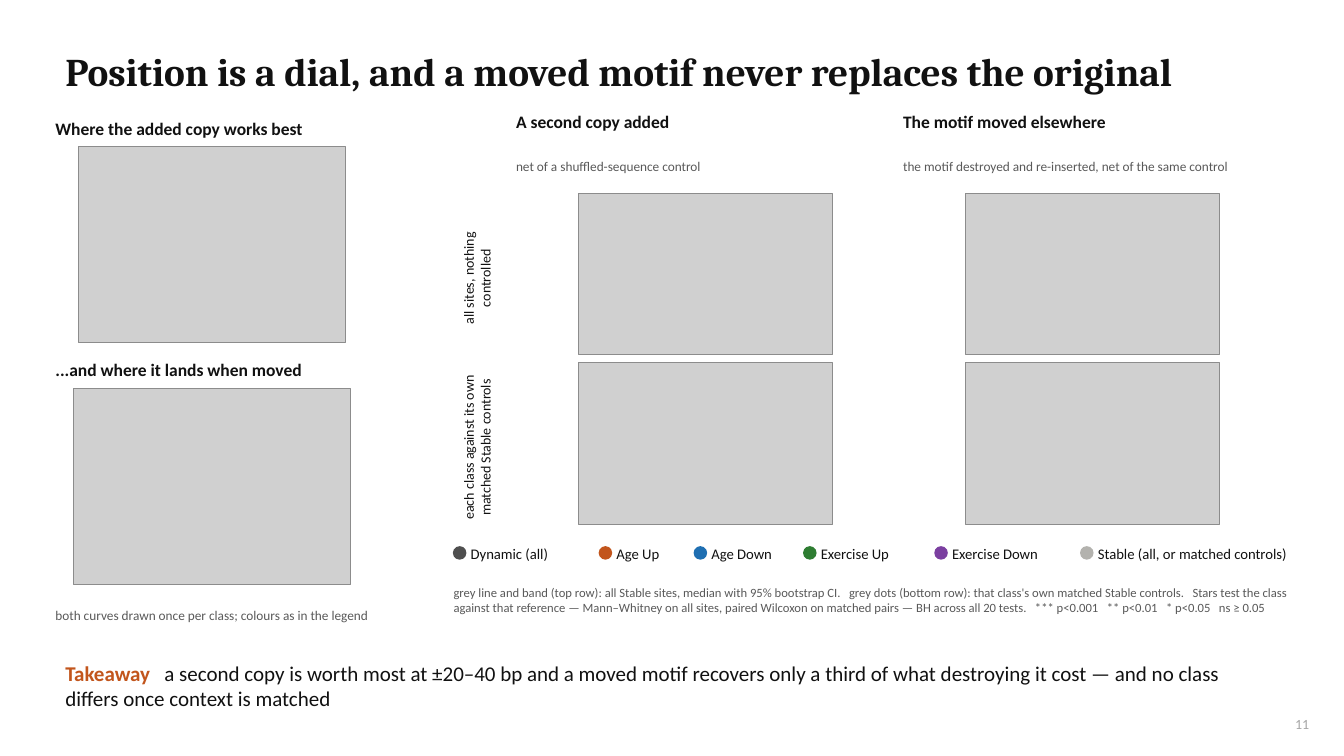
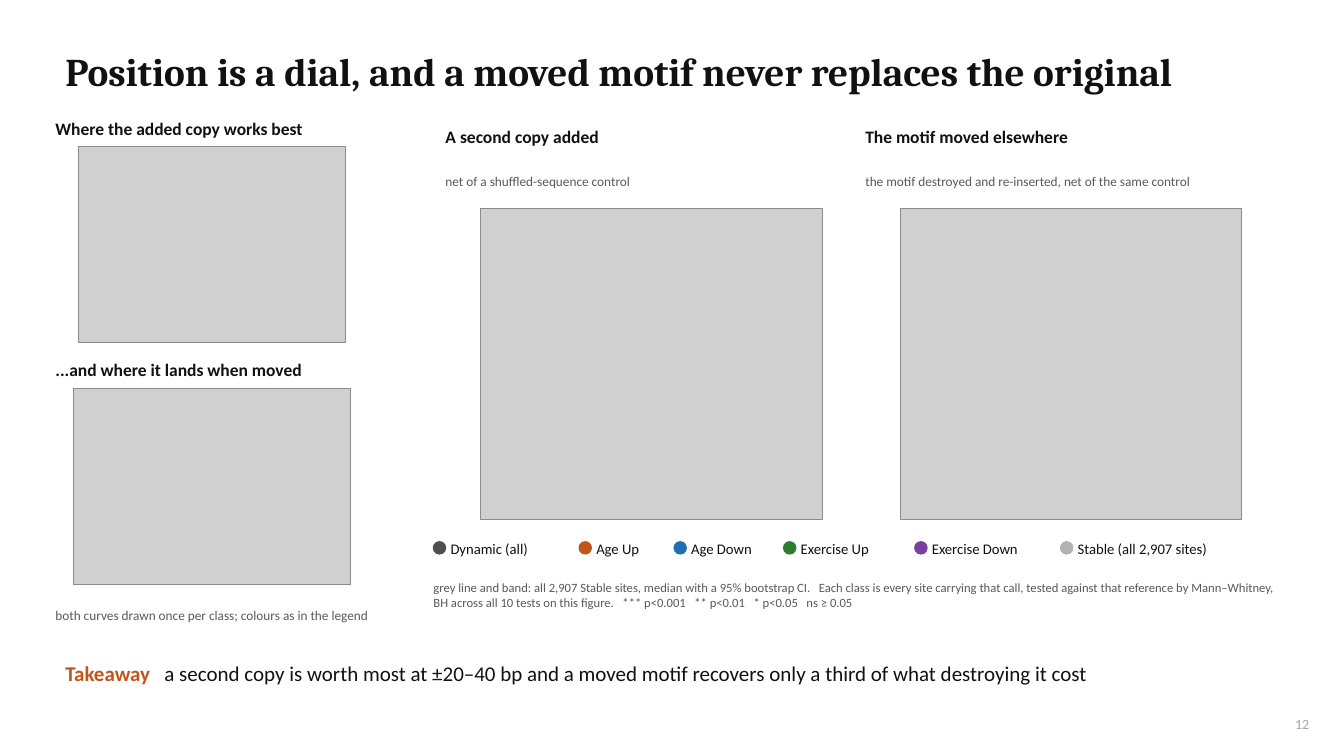
Before and after one commit to cytokine4242/Alpha_Genome_Ap1, a slide deck: slide 12 of Analysis/AP1_AlphaGenome_results.pptx (slide 11 before the commit). Drawn at 1344x756 pixels with LibreOffice and Linux fonts; fonts in the diff are those of the drawing; grey boxes stand for pictures. Boxes give left, top, right and bottom in pixels: in the first picture for what was removed or moved away, otherwise in the second. Text is boxed around its words. In the diff, an @@ line names an element or a change of style, - is before the commit and + after.

```diff
--- a/Analysis/AP1_AlphaGenome_results.pptx
+++ b/Analysis/AP1_AlphaGenome_results.pptx
@@ text "A second copy added": place and size @@
-text "A second copy added" at [516, 115, 670, 131]
+text "A second copy added" at [445, 130, 599, 146]
@@ text "The motif moved elsewhere": place and size @@
-text "The motif moved elsewhere" at [903, 115, 1106, 128]
+text "The motif moved elsewhere" at [865, 130, 1068, 143]
@@ text "net of a shuffled-sequence control": place and size @@
-text "net of a shuffled-sequence control" at [516, 162, 700, 173]
+text "net of a shuffled-sequence control" at [445, 177, 630, 188]
@@ text "the motif destroyed and re-inserted, ...": place and size @@
-text "the motif destroyed and re-inserted, ..." at [903, 162, 1227, 173]
+text "the motif destroyed and re-inserted, ..." at [865, 177, 1190, 188]
@@ picture: place and size @@
-picture at [579, 194, 833, 355]
+picture at [481, 209, 823, 519]
@@ picture added at [900, 209, 1242, 519] @@
@@ picture removed at [966, 194, 1220, 355] @@
@@ text removed at [461, 236, 494, 324] @@
-all sites, nothing controlled
@@ text removed at [461, 377, 494, 519] @@
-each class against its own matched Stable controls
@@ picture removed at [579, 363, 833, 524] @@
@@ picture removed at [966, 363, 1220, 524] @@
@@ ellipse added at [580, 542, 592, 555], fill #C2551C, outline #C2551C 1 pt @@
@@ ellipse: place and size @@
-ellipse at [600, 546, 612, 559]
+ellipse at [783, 542, 796, 555]
@@ ellipse at [783, 542, 796, 555]: fill #C2551C to #2E7D32; outline #C2551C 1 pt to #2E7D32 1 pt @@
@@ ellipse removed at [804, 546, 816, 559] @@
@@ 5 texts, 4 ellipses: place and size @@
-5 texts, 4 ellipses at [454, 546, 1093, 562]
+5 texts, 4 ellipses at [434, 542, 1073, 557]
@@ text at [1078, 543, 1207, 556]: text changed @@
-Stable (all, or matched controls)
+Stable (all 2,907 sites)
@@ text at [433, 583, 1273, 609]: text changed @@
-grey line and band (top row): all Stable sites, median with 95% bootstrap CI. grey dots (bottom row): that class's own matched Stable controls. Stars test the class against that reference — Mann–Whitney on all sites, paired Wilcoxon on matched pairs — BH across all 20 tests. *** p<0.001 ** p<0.01 * p<0.05 ns ≥ 0.05
+grey line and band: all 2,907 Stable sites, median with a 95% bootstrap CI. Each class is every site carrying that call, tested against that reference by Mann–Whitney, BH across all 10 tests on this figure. *** p<0.001 ** p<0.01 * p<0.05 ns ≥ 0.05
@@ text at [65, 666, 1087, 685]: text changed @@
-Takeaway a second copy is worth most at ±20–40 bp and a moved motif recovers only a third of what destroying it cost — and no class differs once context is matched
+Takeaway a second copy is worth most at ±20–40 bp and a moved motif recovers only a third of what destroying it cost
@@ page number at [1295, 720, 1309, 729]: text changed @@
-11
+12
```
Also in this commit, not shown: 5 other slides changed, 1 slide added, 26 other files.
